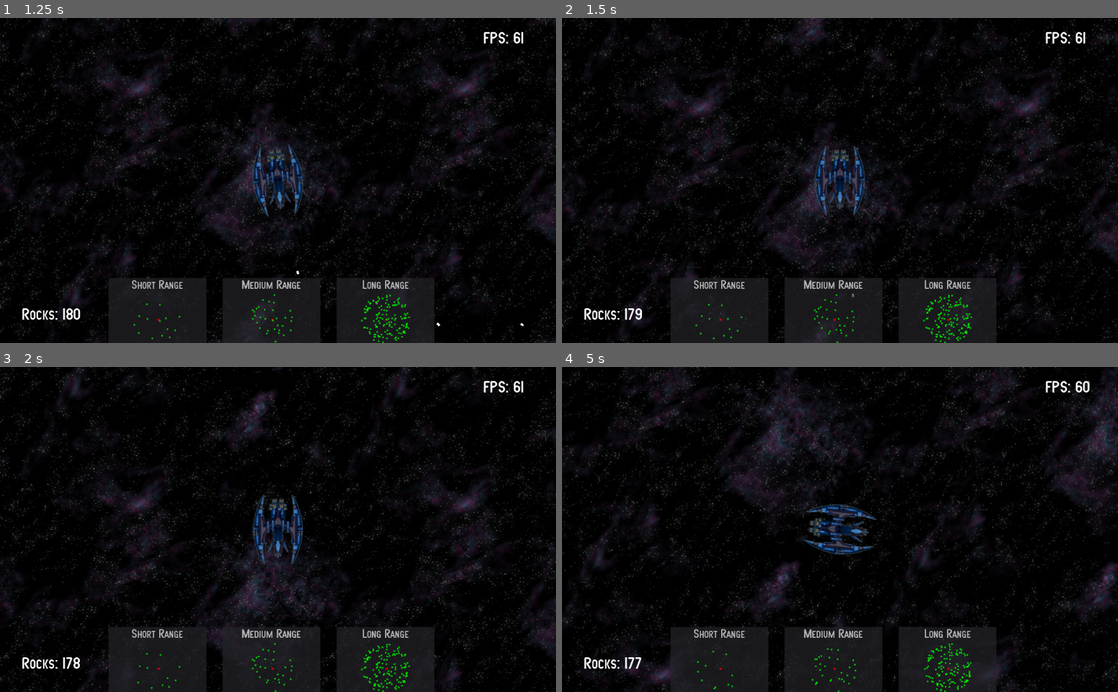
Above: before the commit, frames 1-4 (two rows, left to right).
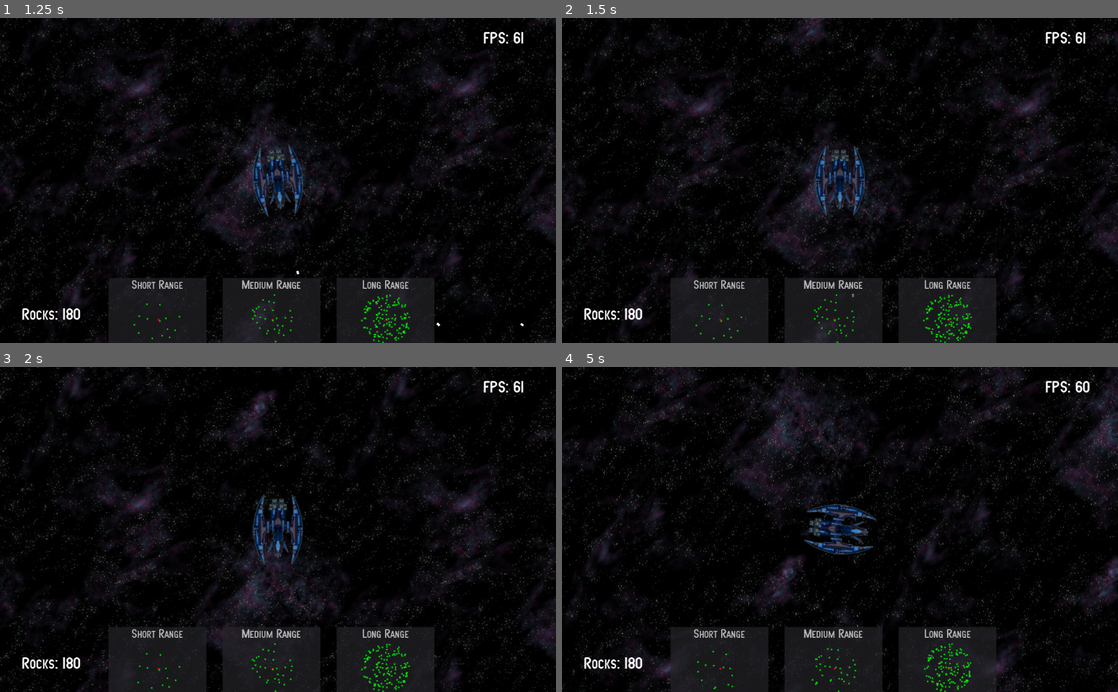
Above: after the commit, the same moments.

Repository: imekon/ShootTheRocks
Game: Godot game, scene res://scenes/Main.tscn
Same seed, same stepped clock (60 frames per second), same inputs: the game is played once before the commit and once after it.
Inputs:
- Up to frame 1 (1.25 s): tap Enter at 0.5 s; hold Right (turn_right) from 0.53 s (still down); hold Ctrl (fire) from 0.53 s (still down)
- Up to frame 2 (1.5 s): release Right (turn_right) at 1.28 s; release Ctrl (fire) at 1.28 s; hold Down (move_backward) from 1.28 s (still down); tap Ctrl (fire) at 1.35 s
- Up to frame 3 (2 s): keep holding Down (move_backward)
- Up to frame 4 (5 s): release Down (move_backward) at 2.03 s; hold Right (turn_right) 2.03-2.78 s; hold Ctrl (fire) 2.03-2.78 s; hold Up (move_forward) 2.78-3.53 s; tap Ctrl (fire) at 2.85, 4.35 s; hold Ctrl (fire) 3.53-4.28 s; hold Left (turn_left) from 3.53 s (still down)

Frame 1 is identical in both runs. In frame 2, less than 0.1% of the frame differs, in the area x 11-70%, y 89-94%; in frame 3, less than 0.1%; in frame 4, 6.0%, in the area x 0-100%, y 0-100%.

Commit message:
give rocks health
so they take a pounding before being destroyed

Diff:
--- a/scenes/Rock.tscn
+++ b/scenes/Rock.tscn
@@ -3,6 +3,7 @@
 [ext_resource path="res://scripts/Rock.gd" type="Script" id=1]
 
 [node name="Rock" type="RigidBody2D"]
+mass = 100.0
 contacts_reported = 1
 contact_monitor = true
 script = ExtResource( 1 )
@@ -10,4 +11,3 @@
 [node name="Sprite" type="Sprite" parent="."]
 
 [node name="CollisionPolygon2D" type="CollisionPolygon2D" parent="."]
-[connection signal="body_entered" from="." to="." method="on_body_entered"]
--- a/scenes/Rock4.tscn
+++ b/scenes/Rock4.tscn
@@ -4,6 +4,7 @@
 [ext_resource path="res://images/rock4.png" type="Texture" id=2]
 
 [node name="Rock" instance=ExtResource( 1 )]
+health = 400
 
 [node name="Sprite" parent="." index="0"]
 texture = ExtResource( 2 )
--- a/scenes/Rock5.tscn
+++ b/scenes/Rock5.tscn
@@ -4,6 +4,7 @@
 [ext_resource path="res://images/rock5.png" type="Texture" id=2]
 
 [node name="Rock" instance=ExtResource( 1 )]
+health = 450
 
 [node name="Sprite" parent="." index="0"]
 texture = ExtResource( 2 )
--- a/scenes/Rock6.tscn
+++ b/scenes/Rock6.tscn
@@ -3,7 +3,8 @@
 [ext_resource path="res://scenes/Rock.tscn" type="PackedScene" id=1]
 [ext_resource path="res://images/rock6.png" type="Texture" id=2]
 
-[node name="Rock" instance=ExtResource( 1 )]
+[node name="Rock" index="0" instance=ExtResource( 1 )]
+health = 600
 
 [node name="Sprite" parent="." index="0"]
 texture = ExtResource( 2 )
--- a/scripts/Bullet.gd
+++ b/scripts/Bullet.gd
@@ -12,7 +12,11 @@
 	var thrust = MOVEMENT * delta
 	var rot = rotation_degrees
 	var direction = Vector2(thrust, 0).rotated(deg2rad(rot))
-	move_and_collide(direction)
+	var collision = move_and_collide(direction, false)
+	if collision != null && collision.collider != null:
+		if collision.collider.has_method("damage"):
+			collision.collider.damage()
+		queue_free()
 
 	var now = OS.get_unix_time()
 	if now - start_time > 1:
--- a/scripts/Globals.gd
+++ b/scripts/Globals.gd
@@ -2,3 +2,8 @@
 
 func random_range(value : int):
 	return randi() % value - value / 2
+
+func get_player():
+	var players = get_tree().get_nodes_in_group("player")
+	var player = players[0]
+	return player
--- a/scripts/PlayerShip.gd
+++ b/scripts/PlayerShip.gd
@@ -29,7 +29,7 @@
 	var rot = rotation_degrees
 
 	var direction = Vector2(thrust, 0).rotated(deg2rad(rot))
-	move_and_collide(direction)
+	move_and_collide(direction, false)
 
 	rotate(deg2rad(angle))
 
--- a/scripts/Rock.gd
+++ b/scripts/Rock.gd
@@ -1,6 +1,8 @@
 extends RigidBody2D
 
 const ACCELERATION = 150
+
+export var health = 200
 
 func _ready():
 	add_to_group("rocks")
@@ -8,7 +10,7 @@
 	var angle = randf() * 360.0
 	apply_impulse(Vector2(), Vector2(0, -ACCELERATION).rotated(deg2rad(angle)))
 
-func on_body_entered(body):
-	if body.is_in_group("bullet"):
-		body.queue_free()
+func damage():
+	health -= 30
+	if health < 0:
 		queue_free()
--- a/scripts/ScannerControl.gd
+++ b/scripts/ScannerControl.gd
@@ -20,8 +20,7 @@
 	var colour = Color(1.0, 0.0, 0.0)
 	draw_rect(rect, colour)
 
-	var players = get_tree().get_nodes_in_group("player")
-	var player = players[0]
+	var player = Globals.get_player()
 	var player_pos = player.position
 
 	colour = Color(0.0, 1.0, 0.0)
